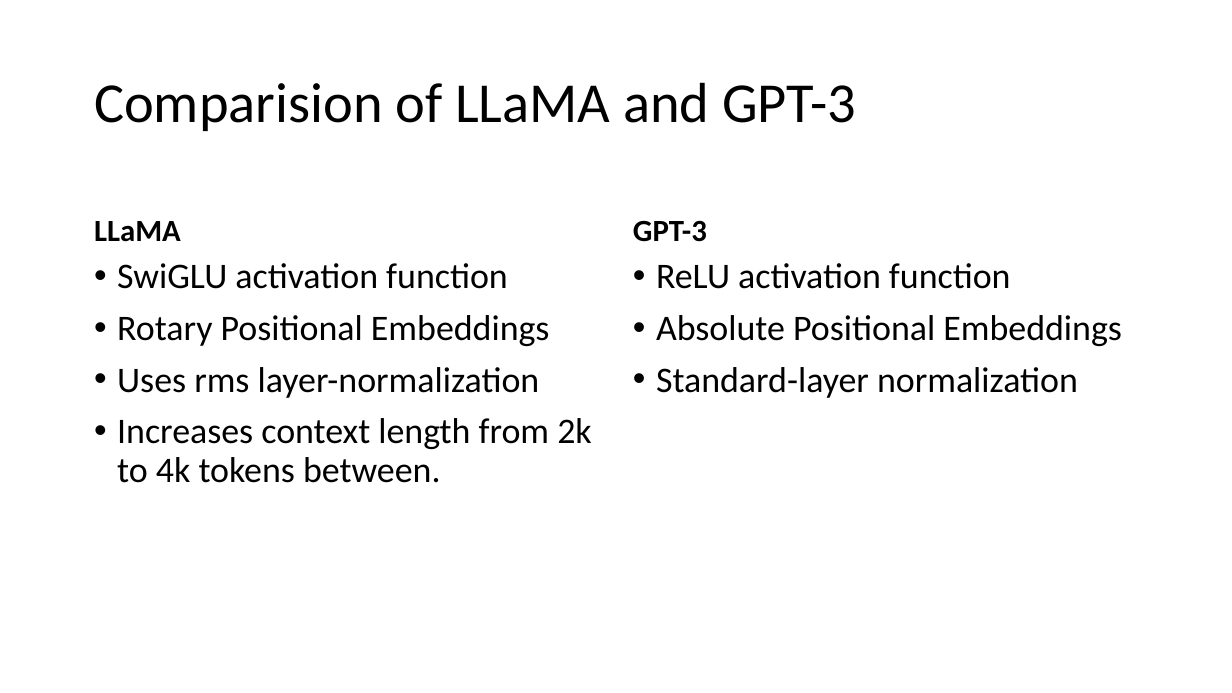
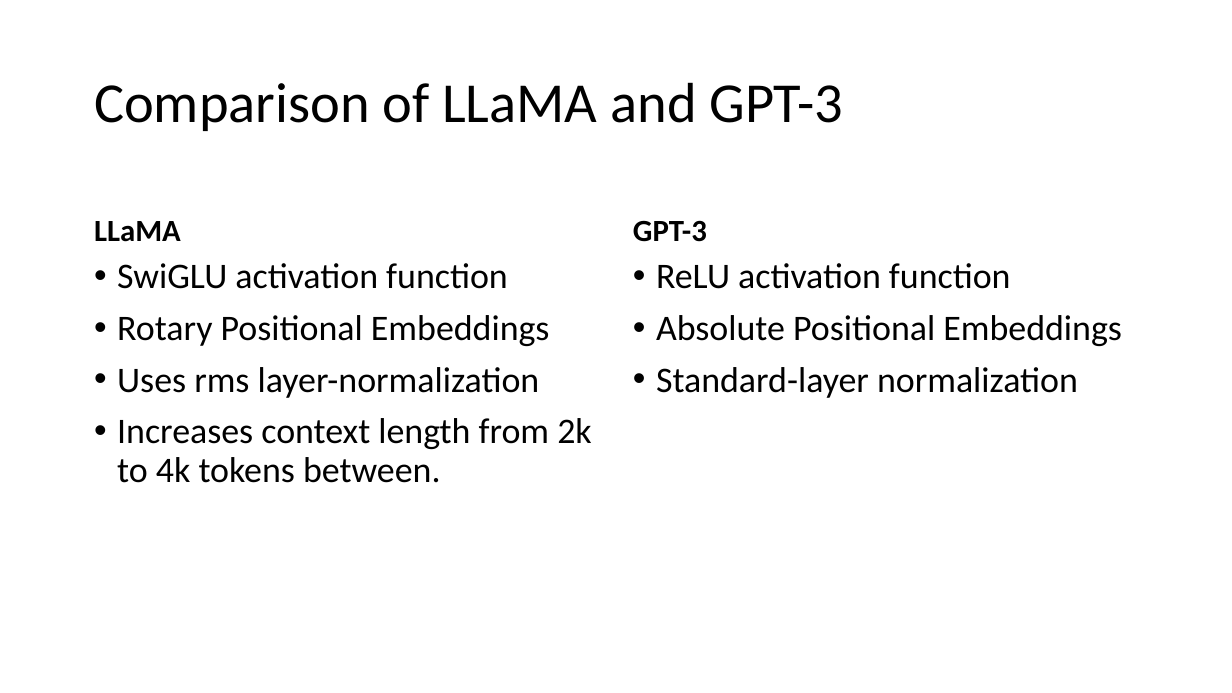
Before and after one commit to crtejavardhanreddy/TejaVardhanReddy, a slide deck: slide 5 of Teja_AI/Models/LLaMA/LLaMA.pptx (slide 3 before the commit). Drawn at 1232x693 pixels with LibreOffice and Linux fonts; fonts in the diff are those of the drawing. Boxes give left, top, right and bottom in pixels: in the first picture for what was removed or moved away, otherwise in the second. Text is boxed around its words. In the diff, an @@ line names an element or a change of style, - is before the commit and + after.

```diff
--- a/Teja_AI/Models/LLaMA/LLaMA.pptx
+++ b/Teja_AI/Models/LLaMA/LLaMA.pptx
@@ title at box(94, 82, 843, 131): text changed @@
-Comparision of LLaMA and GPT-3
+Comparison of LLaMA and GPT-3
```
Also in this commit, not shown: 2 slides added, 5 other files.
